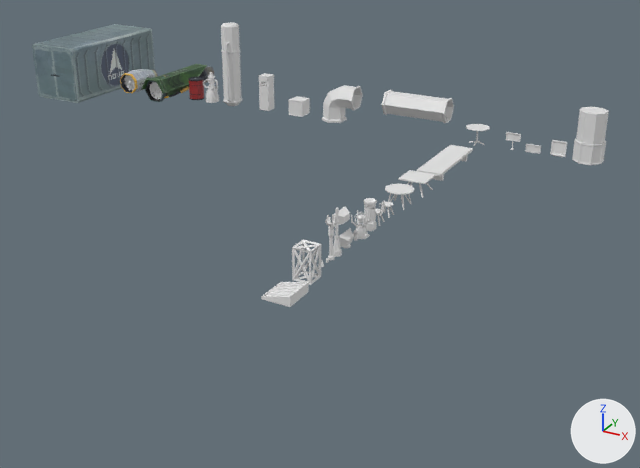
Before and after pictures for a commit that changed the Blender file Assets/Models/Enviroment/EnvironmentProps.blend.
Both versions are drawn from a 50 mm camera at (62.8, -67.3, 22.5) aimed at (35.5, -17.8, -2.3). Lighting does not change. The marker at lower right points along +X, +Y and +Z.

Names of what the first picture shows: 'Bench', 'ConstructionBeam', 'DisplayStand', 'DoorB.L', 'DoorB.R', 'FancyAhhTable', 'FuelTank', 'Pipe', 'PipeBend', 'ShippingContainer', 'Turbojet', 'Vent'.
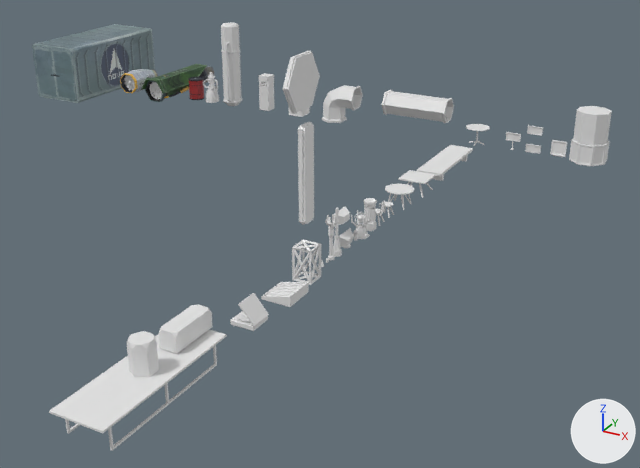
Changed parts and their boxes [x1, y1, x2, y2] in the pictures (640 x 468 px):
'BigAhhTable', added
    after: [49, 330, 227, 451]
'DisplayStand', mesh rescaled (16% wider)
    before: [572, 107, 609, 165]
    after: [569, 106, 612, 166]
'DisplayThingyRectangle', added
    after: [158, 304, 212, 354]
'WallLightHexagon', added
    after: [283, 51, 320, 114]
'WallLight', added
    after: [298, 122, 314, 225]
'DisplayThingy', added
    after: [127, 331, 159, 377]
'VinylPlayer', added
    after: [230, 293, 269, 331]
'SignSitting', added
    after: [527, 125, 543, 136]
'Vinyl', added
    after: [238, 312, 250, 322]

The change, as a diff of the scene's bpy script:
```diff
--- a/Assets/Models/Enviroment/EnvironmentProps.blend.py
+++ b/Assets/Models/Enviroment/EnvironmentProps.blend.py
@@ me_cylinder_006 @@
 me_cylinder_006.from_pydata(...)  # 96 vertices, 83 faces; spans x -1.11..1.11, y -1.11..1.11, z 0.0..3.99
+# me_cylinder_006 part 1: the whole mesh is scaled about its middle by (1.2, 1.2, 1)
 me_cylinder_006.materials.append(mat_displaystand)
@@ ob_walllighthexagon @@
+ob_walllighthexagon = bpy.data.objects.new('WallLightHexagon', me_cylinder_027)  # a 6-sided cylinder along x spanning x 0.0..0.34, y -1.63..1.63, z -1.41..1.41, material slot 0; a 6-sided cylinder along x spanning x 0.1..0.24, y -1.7..1.7, z -1.47..1.47, material slot 1; in mat_bodymat (white #e7e7e7), mat_glowmat (white #e7e7e7)
+ob_walllighthexagon.location = (39.99, -28.2, 11.25)
@@ ob_displaythingyrectangle @@
+ob_displaythingyrectangle = bpy.data.objects.new('DisplayThingyRectangle', me_cube_021)  # 48 vertices, 36 faces; spans x -0.49..0.49, y -1.38..1.38, z 0.0..1.02; in mat_base (white #e7e7e7), mat_glass (white #e7e7e7)
+ob_displaythingyrectangle.location = (39.98, -38.79, 1.46)
@@ ob_displaythingy @@
+ob_displaythingy = bpy.data.objects.new('DisplayThingy', me_cylinder_018)  # 72 vertices, 52 faces; spans x -0.56..0.56, y -0.65..0.65, z 0.0..1.63; in mat_base (white #e7e7e7), mat_glass (white #e7e7e7)
+ob_displaythingy.location = (39.98, -41.89, 1.39)
@@ ob_walllight @@
+ob_walllight = bpy.data.objects.new('WallLight', me_cube_020)  # 32 vertices, 20 faces; spans x 0.0..0.4, y -0.55..0.55, z -2.8..2.8; in mat_walllightmat (white #e7e7e7), mat_glowmat (white #e7e7e7)
+ob_walllight.location = (40.2, -28.2, 6.25)
@@ ob_signsitting @@
+ob_signsitting = bpy.data.objects.new('SignSitting', me_cube_019)  # 24 vertices, 20 faces; spans x -0.594..0.594, y -0.063..0.21, z 0.0..0.635; in mat_sign (white #e7e7e7)
+ob_signsitting.location = (45.1, 0.0, 1.5)
@@ ob_bigahhtable @@
+ob_bigahhtable = bpy.data.objects.new('BigAhhTable', me_cube_015)  # 72 vertices, 60 faces; spans x -1.42..1.42, y -4.29..4.29, z 0.0..1.4; in mat_tablemat (white #e7e7e7), mat_legmat (white #e7e7e7)
+ob_bigahhtable.location = (39.98, -41.89, 0.0)
@@ ob_vinyl @@
+ob_vinyl = bpy.data.objects.new('Vinyl', me_cylinder_016)  # 72 vertices, 72 faces; spans x -0.609..0.609, y -0.609..0.609, z -0.015..0.015; in mat_vinylmat (white #e7e7e7)
+ob_vinyl.parent = ob_vinylplayer
+ob_vinyl.location = (40.3, -34.0, 0.355)
@@ ob_vinylplayer @@
+ob_vinylplayer = bpy.data.objects.new('VinylPlayer', me_cube_013)  # 162 vertices, 132 faces; spans x -0.732..0.765, y -0.7..0.7, z 0.0..1.364; in mat_bodymat (white #e7e7e7), mat_bitsmat (white #e7e7e7), mat_glassmat (white #e7e7e7)
+ob_vinylplayer.location = (40.3, -34.0, 0.0)
```
